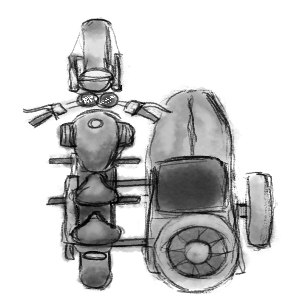
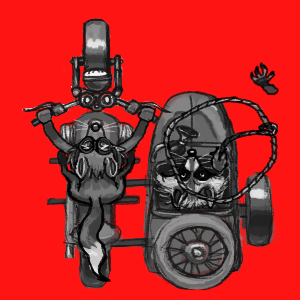
Before/after of a 300 × 300 layered artwork. What changed in the layer stack:
added group "Foxy Fox" with 13 layers above "Rocky Raccoon" over [34, 54, 157, 283]
added group "Head" (1st of 2, in "Foxy Fox") with 2 layers in group "Foxy Fox" over [64, 119, 129, 182]
added group "Arms" with 3 layers in group "Foxy Fox" over [34, 54, 157, 164]
added layer "Arms Outline" in group "Arms" over [34, 105, 157, 164]
added layer "Arms BnW" in group "Arms" over [36, 106, 156, 163]
added group "Body" with 2 layers in group "Foxy Fox" over [57, 149, 137, 206]
added layer "Body Outline" in group "Body" over [57, 149, 137, 206]
added layer "Body BnW" in group "Body" over [57, 151, 136, 204]
added group "Rocky Raccoon" with 15 layers above "Motorcycle" over [153, 62, 279, 212]
added group "Lasso" with 2 layers in group "Rocky Raccoon" over [162, 96, 279, 205]
added layer "Lasso Outline" in group "Lasso" over [162, 96, 279, 205]
added layer "Lasso BnW" in group "Lasso" over [162, 98, 278, 203]
added group "Head" (2nd of 2, in "Rocky Raccoon") with 2 layers in group "Rocky Raccoon" over [153, 148, 232, 212]
added layer "Head Outline" (2nd of 2, in "Rocky Raccoon" › "Head") in group "Head" over [154, 148, 232, 212]
added layer "Head BnW" (2nd of 2, in "Rocky Raccoon" › "Head") in group "Head" over [153, 151, 229, 210]
painted on "SteeringWheel Outline" over [23, 18, 172, 129]
renamed "SteeringWheel Color" to "SteeringWheel BnW", painted on it over [20, 16, 170, 132]
painted on "Motorcycle Outline" over [46, 107, 152, 292]
renamed "Motorcycle Color" to "Motorcycle BnW", painted on it over [40, 110, 146, 294]
moved "Sidecar" into group "Motorcycle" over [78, 84, 282, 295]
painted on "Sidecar Outline" over [111, 87, 278, 295]
renamed "Sidecar Color" to "Sidecar BnW", painted on it over [86, 84, 282, 291]
showed "Background", painted on it over [0, 0, 300, 300]
…and 14 more changes (14 added)
